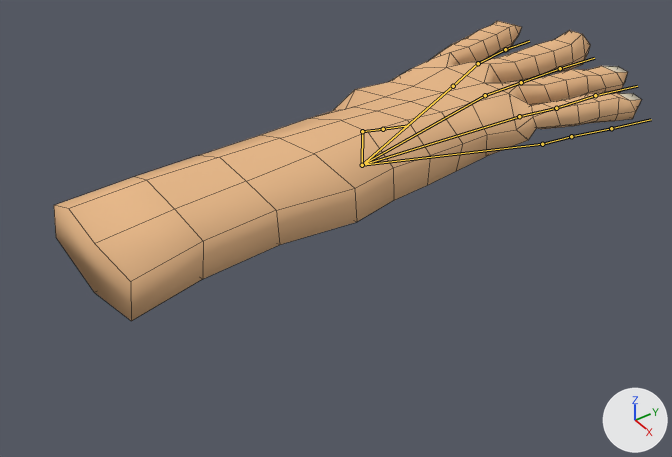
The Blender file Assets/Models/handBlender.blend, before and after one commit.
Before and after are seen from a 50 mm camera at (8.48, -7.46, 5.67) aimed at (1.51, -2.56, -0.31). Arrows for +X, +Y and +Z are at lower right; the lights stay in place. The bones that bend it are drawn over the model as lines. Mesh edges are drawn as thin lines.
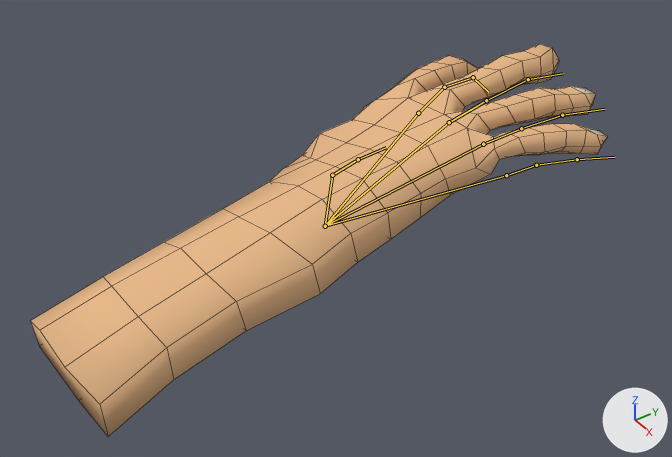
The newer file adds an action. The first version stands in its rest pose; the second is drawn at frame 1 of the action 'Idle'.

What differs and where, as boxes (x1, y1, x2, y2) in the pictures (672 x 457 px):
'Cube', posed (31% taller): before (54, 21, 642, 321); after (31, 44, 607, 437)
bone 'Bone', root to tip: before (362, 165) to (362, 131); after (325, 226) to (332, 175)
bone 'Bone.001', root to tip: before (362, 165) to (453, 86); after (325, 226) to (418, 113)
bone 'Bone.007', root to tip: before (453, 86) to (478, 63); after (418, 113) to (444, 87)
bone 'Bone.008', root to tip: before (478, 63) to (505, 49); after (444, 87) to (473, 77)
bone 'Bone.009', root to tip: before (505, 49) to (529, 41); after (473, 77) to (488, 92)
bone 'Bone.002', root to tip: before (362, 165) to (485, 95); after (325, 226) to (449, 122)
bone 'Bone.011', root to tip: before (521, 82) to (560, 68); after (486, 100) to (528, 79)
bone 'Bone.012', root to tip: before (560, 68) to (594, 58); after (528, 79) to (563, 73)
bone 'Bone.004', root to tip: before (362, 165) to (519, 116); after (325, 226) to (483, 144)
bone 'Bone.014', root to tip: before (556, 108) to (595, 95); after (521, 128) to (562, 115)
bone 'Bone.015', root to tip: before (595, 95) to (637, 86); after (562, 115) to (605, 109)
bone 'Bone.003', root to tip: before (362, 165) to (542, 144); after (325, 226) to (506, 175)
bone 'Bone.016', root to tip: before (542, 144) to (571, 136); after (506, 175) to (536, 165)
bone 'Bone.017', root to tip: before (571, 136) to (611, 128); after (536, 165) to (577, 159)
bone 'Bone.018', root to tip: before (611, 128) to (651, 119); after (577, 159) to (615, 157)

Edits to the bpy script that builds the scene:
```text
Change bone_bone:
    where bone_bone = bpy.data.objects['Armature'].pose.bones['Bone']
    bone_bone.location: (0.0, 0.0, 0.0) -> (-0.321, -0.15, -0.66)
    bone_bone.rotation_quaternion: (1.0, 0.0, 0.0, 0.0) -> (0.995, 0.061, -0.078, -0.012)  # degrees (0, 0, 0) -> degrees (7, -9, -2)
Change bone_bone_001:
    where bone_bone_001 = bpy.data.objects['Armature'].pose.bones['Bone.001']
    bone_bone_001.location: (0.0, 0.0, 0.0) -> (-0.176, -0.447, -0.575)
    bone_bone_001.rotation_quaternion: (1.0, 0.0, 0.0, 0.0) -> (0.995, 0.092, -0.037, 0.001)  # degrees (0, 0, 0) -> degrees (11, -4, 0)
Change bone_bone_007:
    where bone_bone_007 = bpy.data.objects['Armature'].pose.bones['Bone.007']  # child of 'Bone.001'
    bone_bone_007.rotation_quaternion: (1.0, 0.0, 0.0, 0.0) -> (0.998, -0.065, 0.022, -0.003)  # degrees (0, 0, 0) -> degrees (-7, 2, 0)
Change bone_bone_008:
    where bone_bone_008 = bpy.data.objects['Armature'].pose.bones['Bone.008']  # child of 'Bone.007'
    bone_bone_008.rotation_quaternion: (1.0, 0.0, 0.0, 0.0) -> (0.995, -0.096, 0.017, -0.001)  # degrees (0, 0, 0) -> degrees (-11, 2, 0)
Change bone_bone_009:
    where bone_bone_009 = bpy.data.objects['Armature'].pose.bones['Bone.009']  # child of 'Bone.008'
    bone_bone_009.rotation_quaternion: (1.0, 0.0, 0.0, 0.0) -> (0.963, -0.266, 0.033, 0.002)  # degrees (0, 0, 0) -> degrees (-31, 4, -1)
Change bone_bone_002:
    where bone_bone_002 = bpy.data.objects['Armature'].pose.bones['Bone.002']
    bone_bone_002.location: (0.0, 0.0, 0.0) -> (-0.072, -0.491, -0.562)
    bone_bone_002.rotation_quaternion: (1.0, 0.0, 0.0, 0.0) -> (0.995, 0.099, -0.015, 0.001)  # degrees (0, 0, 0) -> degrees (11, -2, 0)
Change bone_bone_011:
    where bone_bone_011 = bpy.data.objects['Armature'].pose.bones['Bone.011']  # child of 'Bone.010'
    bone_bone_011.rotation_quaternion: (1.0, 0.0, 0.0, 0.0) -> (0.999, -0.035, 0.0, 0.0)  # degrees (0, 0, 0) -> degrees (-4, 0, 0)
Change bone_bone_012:
    where bone_bone_012 = bpy.data.objects['Armature'].pose.bones['Bone.012']  # child of 'Bone.011'
    bone_bone_012.rotation_quaternion: (1.0, 0.0, 0.0, 0.0) -> (0.993, -0.121, 0.0, 0.0)  # degrees (0, 0, 0) -> degrees (-14, 0, 0)
Change bone_bone_004:
    where bone_bone_004 = bpy.data.objects['Armature'].pose.bones['Bone.004']
    bone_bone_004.location: (0.0, 0.0, 0.0) -> (0.058, -0.483, -0.57)
    bone_bone_004.rotation_quaternion: (1.0, 0.0, 0.0, 0.0) -> (0.995, 0.099, 0.012, 0.0)  # degrees (0, 0, 0) -> degrees (11, 1, 0)
Change bone_bone_014:
    where bone_bone_014 = bpy.data.objects['Armature'].pose.bones['Bone.014']  # child of 'Bone.013'
    bone_bone_014.rotation_quaternion: (1.0, 0.0, 0.0, 0.0) -> (0.995, -0.098, -0.007, 0.0)  # degrees (0, 0, 0) -> degrees (-11, -1, 0)
Change bone_bone_015:
    where bone_bone_015 = bpy.data.objects['Armature'].pose.bones['Bone.015']  # child of 'Bone.014'
    bone_bone_015.rotation_quaternion: (1.0, 0.0, 0.0, 0.0) -> (0.999, -0.041, -0.008, 0.0)  # degrees (0, 0, 0) -> degrees (-5, -1, 0)
Change bone_bone_003:
    where bone_bone_003 = bpy.data.objects['Armature'].pose.bones['Bone.003']
    bone_bone_003.location: (0.0, 0.0, 0.0) -> (0.181, -0.433, -0.584)
    bone_bone_003.rotation_quaternion: (1.0, 0.0, 0.0, 0.0) -> (0.995, 0.092, 0.038, 0.0)  # degrees (0, 0, 0) -> degrees (11, 4, 0)
Change bone_bone_016:
    where bone_bone_016 = bpy.data.objects['Armature'].pose.bones['Bone.016']  # child of 'Bone.003'
    bone_bone_016.rotation_quaternion: (1.0, 0.0, 0.0, 0.0) -> (0.998, -0.057, -0.009, 0.0)  # degrees (0, 0, 0) -> degrees (-7, -1, 0)
Change bone_bone_017:
    where bone_bone_017 = bpy.data.objects['Armature'].pose.bones['Bone.017']  # child of 'Bone.016'
    bone_bone_017.rotation_quaternion: (1.0, 0.0, 0.0, 0.0) -> (0.997, -0.074, -0.02, 0.0)  # degrees (0, 0, 0) -> degrees (-9, -2, 0)
Change bone_bone_018:
    where bone_bone_018 = bpy.data.objects['Armature'].pose.bones['Bone.018']  # child of 'Bone.017'
    bone_bone_018.rotation_quaternion: (1.0, 0.0, 0.0, 0.0) -> (0.998, -0.054, -0.011, 0.0)  # degrees (0, 0, 0) -> degrees (-6, -1, 0)
```
